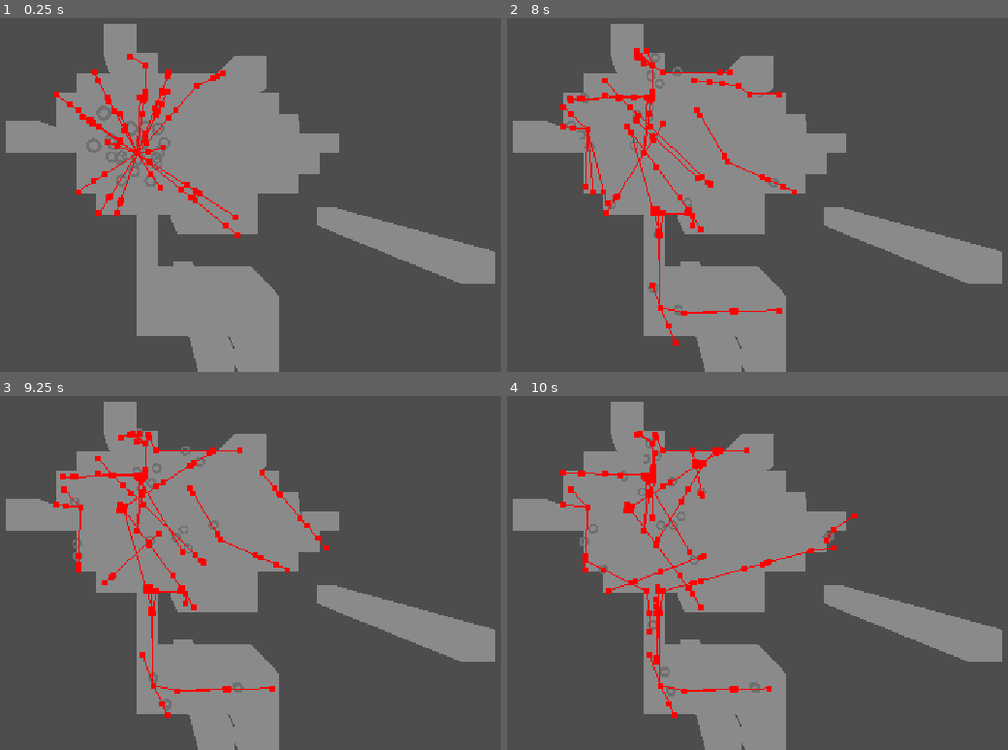
Above: before the commit, frames 1-4 (two rows, left to right).
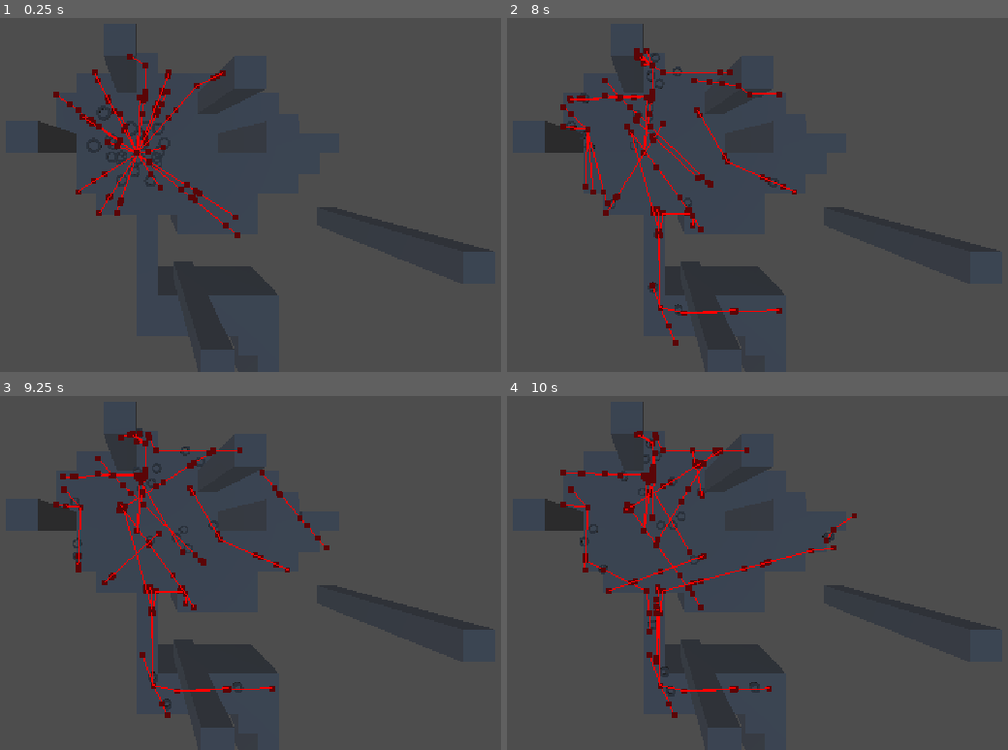
Above: after the commit, the same moments.

Repository: AlexLietha/Slacker
Game: Godot game, scene res://Scenes/Rats/rats_test.tscn
Same seed, same stepped clock (60 frames per second), same inputs: the game is played once before the commit and once after it. This scene is started directly instead of the project's main scene.
Inputs (mouse positions are in pixels of both pictures, inside the frame that each line leads up to):
- Up to frame 1 (0.25 s): no input
- Up to frame 2 (8 s): tap Enter (ui_accept) at 0.5, 0.77, 1.52, 3.02, 3.77, 4.52, 6.02, 6.77, 7.52 s; move the mouse to (817, 131) at 0.52 s; hold D (moveRight) 0.53-1.28 s; tap E (Click e) every 1.5 s from 0.6 to 6.6 s; move the mouse to (outside the picture) at 1.27 s; hold S (moveBack) 1.28-2.03 s; right-click (outside the picture) at 1.35 s; move the mouse to (722, 56) at 2.02 s; hold D (moveRight) 2.03-2.78 s; move the mouse to (607, 241) at 2.77 s; hold W (moveForward) 2.78-3.53 s; right-click (607, 241) at 2.85 s; move the mouse to (877, 219) at 3.52 s; hold A (moveLeft) 3.53-5.03 s; move the mouse to (outside the picture) at 4.27 s; right-click (outside the picture) at 4.35 s; move the mouse to (687, 152) at 5.02 s; hold S (moveBack) 5.03-5.78 s; move the mouse to (532, 46) at 5.77 s; hold D (moveRight) 5.78-6.53 s; right-click (532, 46) at 5.85 s; move the mouse to (817, 131) at 6.52 s; hold W (moveForward) 6.53-7.28 s; move the mouse to (outside the picture) at 7.27 s; hold D (moveRight) from 7.28 s (still down); right-click (outside the picture) at 7.35 s
- Up to frame 3 (9.25 s): move the mouse to (215, 434) at 8.02 s; release D (moveRight) at 8.03 s; hold S (moveBack) 8.03-8.78 s; tap E (Click e) at 8.1 s; move the mouse to (100, 619) at 8.77 s; hold A (moveLeft) from 8.78 s (still down); right-click (100, 619) at 8.85 s; tap Enter (ui_accept) at 9.02 s
- Up to frame 4 (10 s): move the mouse to (877, 597) at 9.52 s; release A (moveLeft) at 9.53 s; hold W (moveForward) from 9.53 s (still down); tap E (Click e) at 9.6 s; tap Enter (ui_accept) at 9.77 s

The runs differ from the first frame. In frame 1, 32% of the frame differs, in the area x 1-99%, y 1-100%; in frame 2, 31%; in frame 3, 31%; in frame 4, 31%.

Commit message:
rat scene edit

Diff:
--- a/slacker/Scenes/Rats/rat.tscn
+++ b/slacker/Scenes/Rats/rat.tscn
@@ -18,6 +18,7 @@
 script = ExtResource("1_mm47e")
 
 [node name="NavigationAgent3D" type="NavigationAgent3D" parent="." unique_id=1037872287]
+path_max_distance = 10.01
 avoidance_enabled = true
 max_neighbors = 20
 debug_enabled = true
--- a/slacker/Scenes/Rats/rats_test.tscn
+++ b/slacker/Scenes/Rats/rats_test.tscn
@@ -3,12 +3,16 @@
 [ext_resource type="MeshLibrary" uid="uid://csg8nl3jtx12x" path="res://Scenes/Rats/pathfindingmeshes.tres" id="1_k1ucv"]
 [ext_resource type="PackedScene" uid="uid://dkqm4ek4nd2ng" path="res://Scenes/Rats/rats.tscn" id="2_k1ucv"]
 
-[sub_resource type="Sky" id="Sky_mln5q"]
+[sub_resource type="ProceduralSkyMaterial" id="ProceduralSkyMaterial_k1ucv"]
+
+[sub_resource type="Sky" id="Sky_k1ucv"]
+sky_material = SubResource("ProceduralSkyMaterial_k1ucv")
 
 [sub_resource type="Environment" id="Environment_6ikeu"]
-sky = SubResource("Sky_mln5q")
-ambient_light_source = 2
-ambient_light_color = Color(1, 1, 1, 1)
+sky = SubResource("Sky_k1ucv")
+ambient_light_source = 3
+ambient_light_color = Color(0.37483722, 0.5329717, 0.8567708, 1)
+reflected_light_source = 2
 
 [sub_resource type="NavigationMesh" id="NavigationMesh_6ikeu"]
 vertices = PackedVector3Array(7.5, -1.5, -2.25, 8, -1.5, -2.5, 8, -1.5, -3.25, 5.5, -1.5, -3.5, 5.5, -1.5, -6.25, 7.25, …(1426 unchanged characters)…
